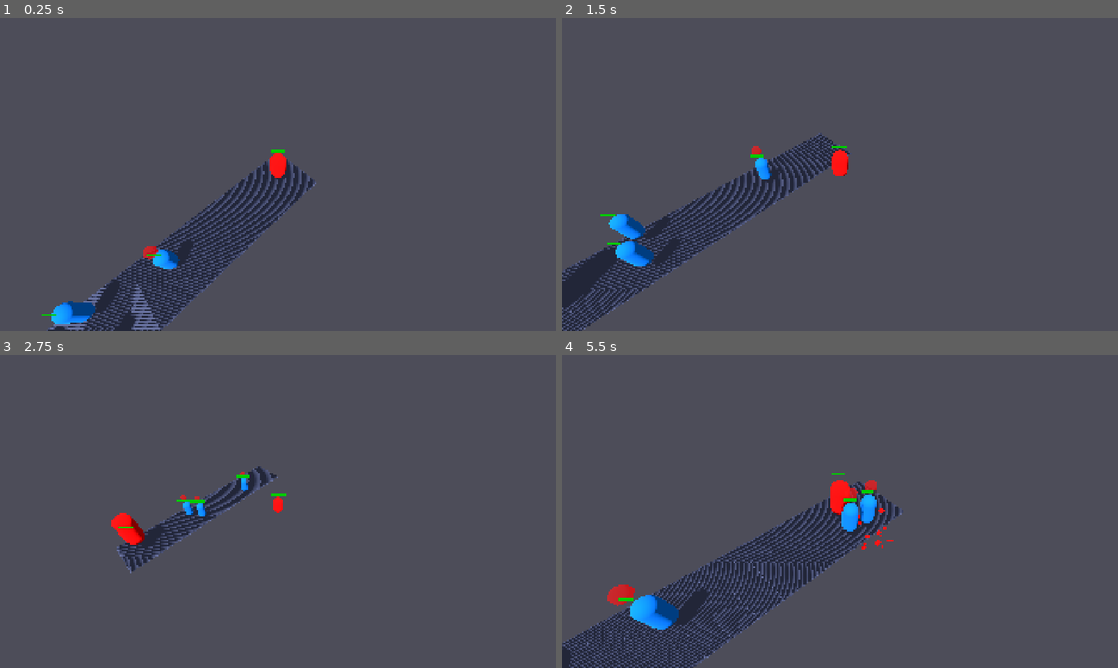
Above: before the commit, frames 1-4 (two rows, left to right).
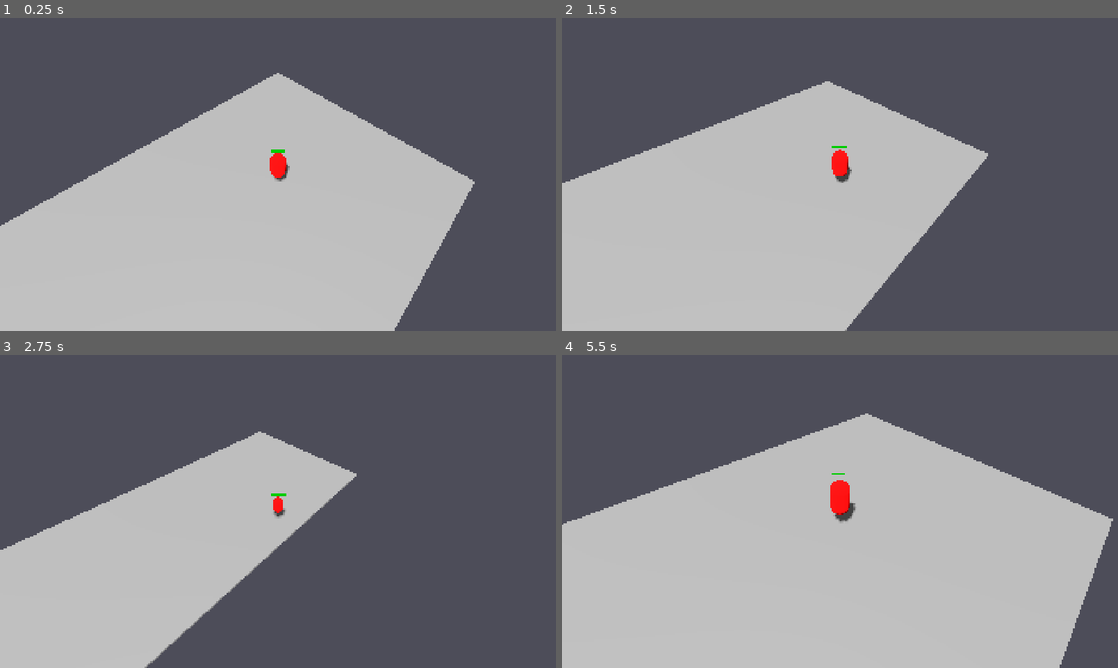
Above: after the commit, the same moments.

Repository: com-terminal-realms/tr-dungeons
Game: Godot game, scene res://scenes/main.tscn
The game is run twice, just before and just after one commit, with the same random seed, the same clock (stepped at 60 frames per second) and the same inputs.
Inputs (mouse positions are in pixels of both pictures, inside the frame that each line leads up to):
- Up to frame 1 (0.25 s): no input
- Up to frame 2 (1.5 s): move the mouse to (962, 158) at 0.52 s; hold D (move_right) 0.53-1.28 s; click (962, 158) at 0.6 s; move the mouse to (728, 190) at 1.27 s; hold S (move_back) from 1.28 s (still down); tap Mouse wheel up (zoom_in) at 1.35 s
- Up to frame 3 (2.75 s): move the mouse to (333, 442) at 2.02 s; release S (move_back) at 2.03 s; hold D (move_right) from 2.03 s (still down); hold Mouse wheel down (zoom_out) from 2.03 s (still down)
- Up to frame 4 (5.5 s): move the mouse to (812, 574) at 2.77 s; release D (move_right) at 2.78 s; release Mouse wheel down (zoom_out) at 2.78 s; hold W (move_forward) 2.78-3.53 s; click (812, 574) at 2.85 s; move the mouse to (1006, 558) at 3.52 s; hold Mouse wheel up (zoom_in) 3.53-4.28 s; hold A (move_left) 3.53-5.03 s; move the mouse to (673, 464) at 4.27 s; tap Mouse wheel down (zoom_out) at 4.35 s; move the mouse to (867, 511) at 5.02 s; hold S (move_back) from 5.03 s (still down); click (867, 511) at 5.1 s

The runs differ from the first frame. In frame 1, 48% of the frame differs, in the area x 0-86%, y 17-100%; in frame 2, 43%; in frame 3, 27%; in frame 4, 61%, in the area x 0-100%, y 18-100%.

Commit message:
revert: remove broken dungeon asset integration
The previous commit removed collision shapes, breaking player movement.
Will re-implement properly by keeping collision and adding visual assets.

Diff:
--- a/apps/game-client/scenes/main.tscn
+++ b/apps/game-client/scenes/main.tscn
@@ -1,11 +1,16 @@
-[gd_scene load_steps=10 format=3 uid="uid://b7qxvxvxvxvxv"]
+[gd_scene load_steps=8 format=3 uid="uid://b7qxvxvxvxvxv"]
 
 [ext_resource type="Script" path="res://scenes/main.gd" id="0"]
 [ext_resource type="PackedScene" uid="uid://player_scene_001" path="res://scenes/player/player.tscn" id="1"]
 [ext_resource type="PackedScene" uid="uid://enemy_base_scene_001" path="res://scenes/enemies/enemy_base.tscn" id="2"]
 [ext_resource type="Script" path="res://scripts/camera/isometric_camera.gd" id="3"]
 [ext_resource type="Script" path="res://scripts/utils/performance_monitor.gd" id="4"]
-[ext_resource type="PackedScene" path="res://assets/models/kenney-dungeon/template-floor.glb" id="5"]
+
+[sub_resource type="BoxMesh" id="BoxMesh_floor"]
+size = Vector3(20, 0.2, 20)
+
+[sub_resource type="BoxShape3D" id="BoxShape_floor"]
+size = Vector3(20, 0.2, 20)
 
 [sub_resource type="StandardMaterial3D" id="Material_boss"]
 albedo_color = Color(1, 0, 0, 1)
@@ -24,39 +29,69 @@
 [node name="Room1" type="Node3D" parent="NavigationRegion3D"]
 transform = Transform3D(1, 0, 0, 0, 1, 0, 0, 0, 1, 0, 0, 0)
 
-[node name="Floor" parent="NavigationRegion3D/Room1" instance=ExtResource("5")]
+[node name="Floor" type="StaticBody3D" parent="NavigationRegion3D/Room1"]
+
+[node name="MeshInstance3D" type="MeshInstance3D" parent="NavigationRegion3D/Room1/Floor"]
+mesh = SubResource("BoxMesh_floor")
+
+[node name="CollisionShape3D" type="CollisionShape3D" parent="NavigationRegion3D/Room1/Floor"]
+shape = SubResource("BoxShape_floor")
 
 [node name="Room2" type="Node3D" parent="NavigationRegion3D"]
-transform = Transform3D(1, 0, 0, 0, 1, 0, 0, 0, 1, 0, 0, 4)
+transform = Transform3D(1, 0, 0, 0, 1, 0, 0, 0, 1, 0, 0, 20)
 
-[node name="Floor" parent="NavigationRegion3D/Room2" instance=ExtResource("5")]
+[node name="Floor" type="StaticBody3D" parent="NavigationRegion3D/Room2"]
+
+[node name="MeshInstance3D" type="MeshInstance3D" parent="NavigationRegion3D/Room2/Floor"]
+mesh = SubResource("BoxMesh_floor")
+
+[node name="CollisionShape3D" type="CollisionShape3D" parent="NavigationRegion3D/Room2/Floor"]
+shape = SubResource("BoxShape_floor")
 
 [node name="Room3" type="Node3D" parent="NavigationRegion3D"]
-transform = Transform3D(1, 0, 0, 0, 1, 0, 0, 0, 1, 0, 0, 8)
+transform = Transform3D(1, 0, 0, 0, 1, 0, 0, 0, 1, 0, 0, 40)
 
-[node name="Floor" parent="NavigationRegion3D/Room3" instance=ExtResource("5")]
+[node name="Floor" type="StaticBody3D" parent="NavigationRegion3D/Room3"]
+
+[node name="MeshInstance3D" type="MeshInstance3D" parent="NavigationRegion3D/Room3/Floor"]
+mesh = SubResource("BoxMesh_floor")
+
+[node name="CollisionShape3D" type="CollisionShape3D" parent="NavigationRegion3D/Room3/Floor"]
+shape = SubResource("BoxShape_floor")
 
 [node name="Enemy1" parent="NavigationRegion3D/Room3" instance=ExtResource("2")]
-transform = Transform3D(1, 0, 0, 0, 1, 0, 0, 0, 1, 0, 0.5, 0)
+transform = Transform3D(1, 0, 0, 0, 1, 0, 0, 0, 1, 0, 1, 0)
 
 [node name="Room4" type="Node3D" parent="NavigationRegion3D"]
-transform = Transform3D(1, 0, 0, 0, 1, 0, 0, 0, 1, 0, 0, 12)
+transform = Transform3D(1, 0, 0, 0, 1, 0, 0, 0, 1, 0, 0, 60)
 
-[node name="Floor" parent="NavigationRegion3D/Room4" instance=ExtResource("5")]
+[node name="Floor" type="StaticBody3D" parent="NavigationRegion3D/Room4"]
+
+[node name="MeshInstance3D" type="MeshInstance3D" parent="NavigationRegion3D/Room4/Floor"]
+mesh = SubResource("BoxMesh_floor")
+
+[node name="CollisionShape3D" type="CollisionShape3D" parent="NavigationRegion3D/Room4/Floor"]
+shape = SubResource("BoxShape_floor")
 
 [node name="Enemy1" parent="NavigationRegion3D/Room4" instance=ExtResource("2")]
-transform = Transform3D(1, 0, 0, 0, 1, 0, 0, 0, 1, -1, 0.5, 0)
+transform = Transform3D(1, 0, 0, 0, 1, 0, 0, 0, 1, -5, 1, 0)
 
 [node name="Enemy2" parent="NavigationRegion3D/Room4" instance=ExtResource("2")]
-transform = Transform3D(1, 0, 0, 0, 1, 0, 0, 0, 1, 1, 0.5, 0)
+transform = Transform3D(1, 0, 0, 0, 1, 0, 0, 0, 1, 5, 1, 0)
 
 [node name="Room5" type="Node3D" parent="NavigationRegion3D"]
-transform = Transform3D(1, 0, 0, 0, 1, 0, 0, 0, 1, 0, 0, 16)
+transform = Transform3D(1, 0, 0, 0, 1, 0, 0, 0, 1, 0, 0, 80)
 
-[node name="Floor" parent="NavigationRegion3D/Room5" instance=ExtResource("5")]
+[node name="Floor" type="StaticBody3D" parent="NavigationRegion3D/Room5"]
+
+[node name="MeshInstance3D" type="MeshInstance3D" parent="NavigationRegion3D/Room5/Floor"]
+mesh = SubResource("BoxMesh_floor")
+
+[node name="CollisionShape3D" type="CollisionShape3D" parent="NavigationRegion3D/Room5/Floor"]
+shape = SubResource("BoxShape_floor")
 
 [node name="Boss" parent="NavigationRegion3D/Room5" instance=ExtResource("2")]
-transform = Transform3D(2, 0, 0, 0, 2, 0, 0, 0, 2, 0, 1, 0)
+transform = Transform3D(2, 0, 0, 0, 2, 0, 0, 0, 2, 0, 2, 0)
 
 [node name="MeshInstance3D" parent="NavigationRegion3D/Room5/Boss"]
 surface_material_override/0 = SubResource("Material_boss")
--- a/apps/game-client/scenes/rooms/dungeon_showcase.tscn
+++ /dev/null
@@ -1,64 +0,0 @@
-[gd_scene load_steps=15 format=3 uid="uid://dungeon_showcase_001"]
-
-[ext_resource type="PackedScene" path="res://assets/models/kenney-dungeon/room-small.glb" id="1"]
-[ext_resource type="PackedScene" path="res://assets/models/kenney-dungeon/room-wide.glb" id="2"]
-[ext_resource type="PackedScene" path="res://assets/models/kenney-dungeon/room-large.glb" id="3"]
-[ext_resource type="PackedScene" path="res://assets/models/kenney-dungeon/corridor.glb" id="4"]
-[ext_resource type="PackedScene" path="res://assets/models/kenney-dungeon/corridor-corner.glb" id="5"]
-[ext_resource type="PackedScene" path="res://assets/models/kenney-dungeon/corridor-intersection.glb" id="6"]
-[ext_resource type="PackedScene" path="res://assets/models/kenney-dungeon/stairs.glb" id="7"]
-[ext_resource type="PackedScene" path="res://assets/models/kenney-dungeon/gate-door.glb" id="8"]
-
-[sub_resource type="Environment" id="Environment_default"]
-background_mode = 1
-background_color = Color(0.2, 0.2, 0.25, 1)
-ambient_light_source = 2
-ambient_light_color = Color(0.6, 0.6, 0.6, 1)
-
-[node name="DungeonShowcase" type="Node3D"]
-
-[node name="WorldEnvironment" type="WorldEnvironment" parent="."]
-environment = SubResource("Environment_default")
-
-[node name="DirectionalLight3D" type="DirectionalLight3D" parent="."]
-transform = Transform3D(0.866025, -0.433013, 0.25, 0, 0.5, 0.866025, -0.5, -0.75, 0.433013, 0, 15, 0)
-light_energy = 0.9
-shadow_enabled = true
-
-[node name="Camera3D" type="Camera3D" parent="."]
-transform = Transform3D(0.707107, -0.408248, 0.57735, 0, 0.816497, 0.57735, -0.707107, -0.408248, 0.57735, 15, 20, 15)
-
-[node name="Rooms" type="Node3D" parent="."]
-
-[node name="SmallRoom1" parent="Rooms" instance=ExtResource("1")]
-transform = Transform3D(1, 0, 0, 0, 1, 0, 0, 0, 1, 0, 0, 0)
-
-[node name="WideRoom1" parent="Rooms" instance=ExtResource("2")]
-transform = Transform3D(1, 0, 0, 0, 1, 0, 0, 0, 1, 10, 0, 0)
-
-[node name="LargeRoom1" parent="Rooms" instance=ExtResource("3")]
-transform = Transform3D(1, 0, 0, 0, 1, 0, 0, 0, 1, 20, 0, 0)
-
-[node name="Corridors" type="Node3D" parent="."]
-
-[node name="Corridor1" parent="Corridors" instance=ExtResource("4")]
-transform = Transform3D(1, 0, 0, 0, 1, 0, 0, 0, 1, 0, 0, 8)
-
-[node name="CorridorCorner1" parent="Corridors" instance=ExtResource("5")]
-transform = Transform3D(1, 0, 0, 0, 1, 0, 0, 0, 1, 0, 0, 16)
-
-[node name="CorridorIntersection1" parent="Corridors" instance=ExtResource("6")]
-transform = Transform3D(1, 0, 0, 0, 1, 0, 0, 0, 1, 10, 0, 8)
-
-[node name="Features" type="Node3D" parent="."]
-
-[node name="Stairs1" parent="Features" instance=ExtResource("7")]
-transform = Transform3D(1, 0, 0, 0, 1, 0, 0, 0, 1, 20, 0, 8)
-
-[node name="Gate1" parent="Features" instance=ExtResource("8")]
-transform = Transform3D(1, 0, 0, 0, 1, 0, 0, 0, 1, 10, 0, 16)
-
-[node name="Label3D" type="Label3D" parent="."]
-transform = Transform3D(1, 0, 0, 0, 1, 0, 0, 0, 1, 0, 3, -5)
-text = "Kenney Dungeon Assets Showcase"
-font_size = 32
Not shown, removed: apps/game-client/DUNGEON_ASSETS.md
